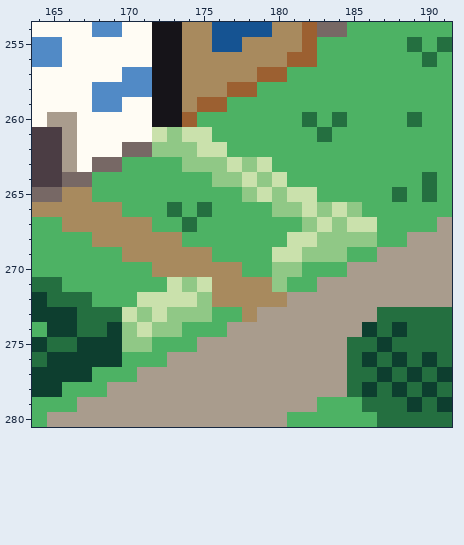
Pixel-art file: godot/res/sprites/citymap.aseprite. Above: the version before the commit.
288x512 pixels, 1 frame. Shown: x 164..191, y 254..280.
The result:
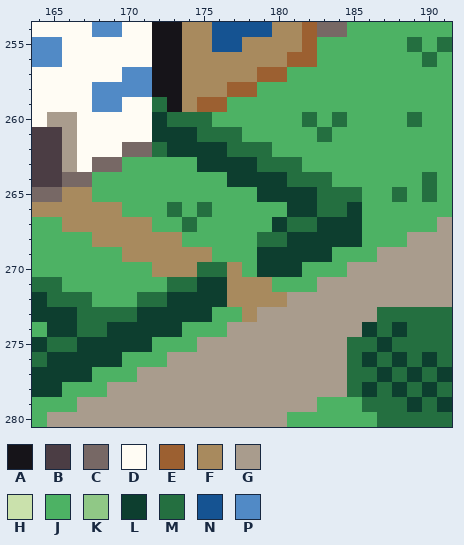
Palette (. is transparent): A #161419  B #4b3d44  C #776865  D #fffcf4  E #9c6031  F #a88a5e  G #a99c8d  H #cae1ac  J #4db264  K #90c886  L #0d3e2f  M #246f40  N #155392  P #518ac6
The edit:
Changed rows in their new state; - is an unchanged pixel.
Layer "Avatar's Home":
first column x 170:
259 --M--------------
260 --LMMM-----------
261 --LLLMMM---------
262 --MLLLLMMM-------
263 ----JLLLLMMM-----
264 ------JLLLLMMM---
265 --------JLLLLMMM-
266 ----------JLLMML-
267 ----------LMMLLLJ
268 ---------MMLLLLLJ
269 ---------LLLLLJ--
270 -----MM--LLL-----
271 ---MMLL---J------
272 -MMLLLL----------
273 MLLLLL-----------
274 LLLL-------------
275 LL---------------
Changed places in both pictures, as pixel boxes (x1, y1, x2, y2):
changed: (122, 97, 377, 352)
